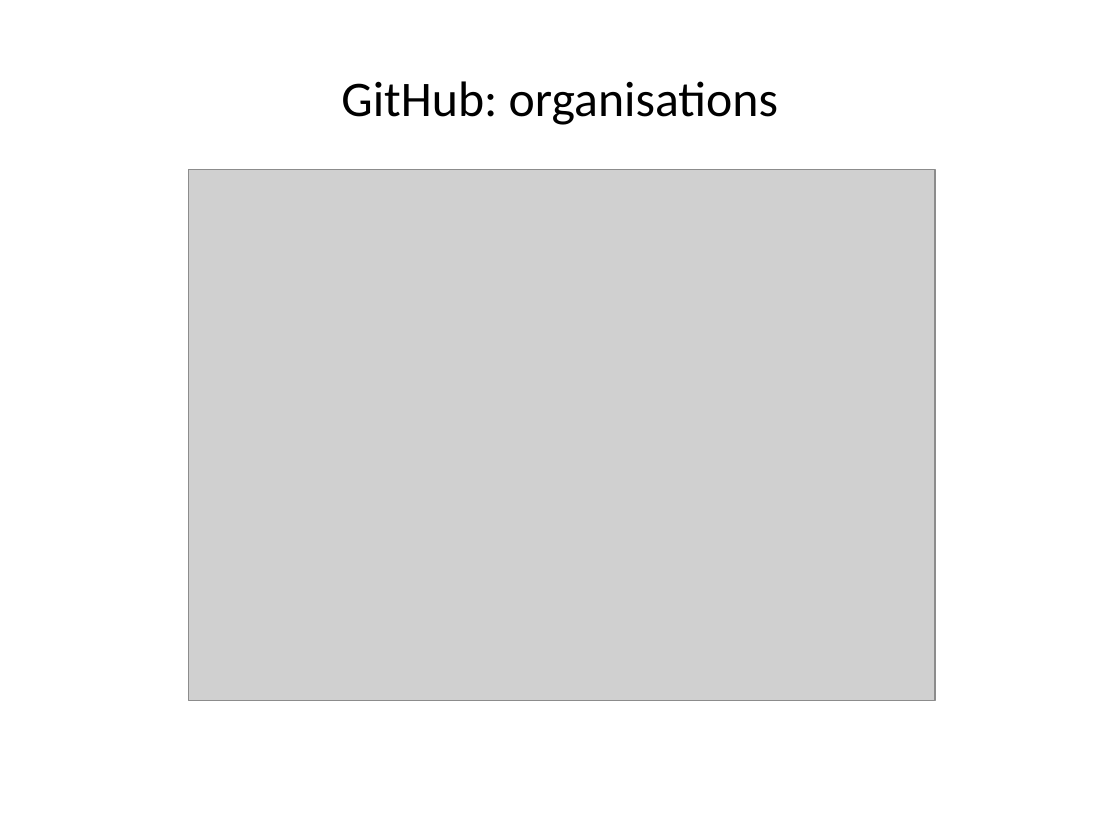
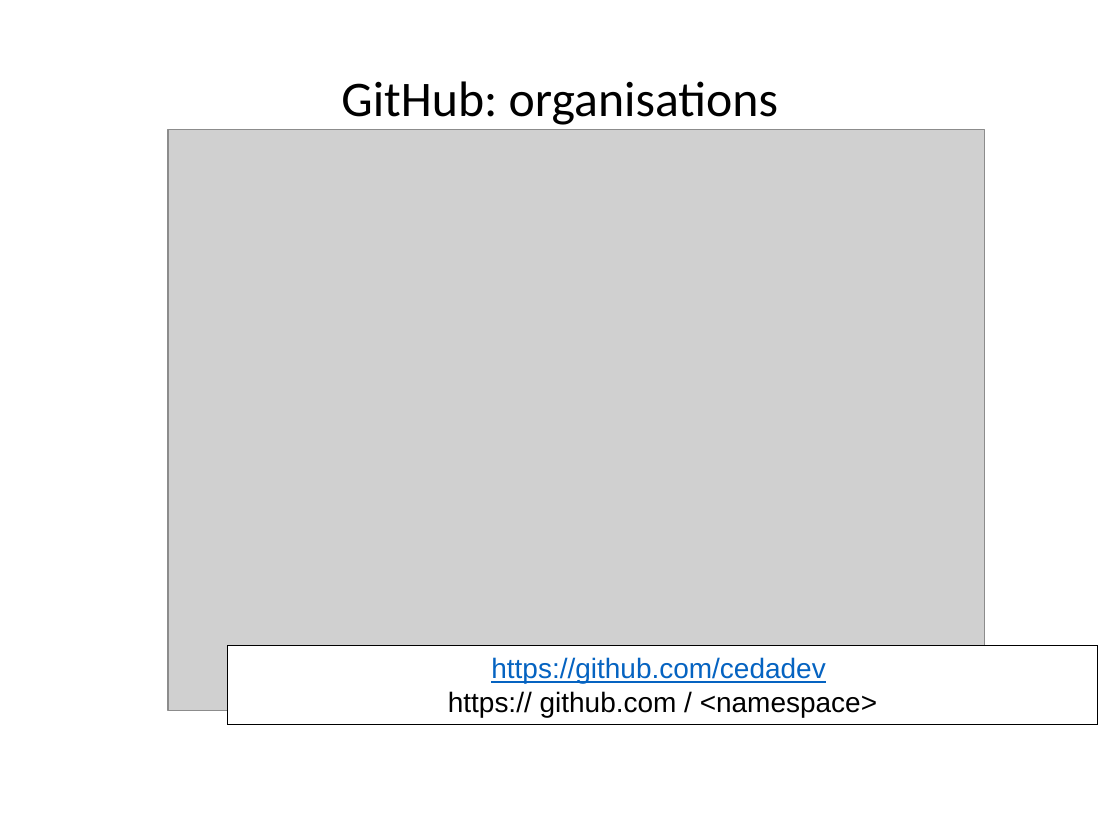
Before and after one commit to ncasuk/ncas-isc, a slide deck: slide 13 of version_control/presentations/01_git_intro.pptx (slide 12 before the commit). Drawn at 1120x840 pixels with LibreOffice and Linux fonts; fonts in the diff are those of the drawing; grey boxes stand for pictures; background and template pictures are left out. Boxes give left, top, right and bottom in pixels: in the first picture for what was removed or moved away, otherwise in the second. Text is boxed around its words. In the diff, an @@ line names an element or a change of style, - is before the commit and + after.

```diff
--- a/version_control/presentations/01_git_intro.pptx
+++ b/version_control/presentations/01_git_intro.pptx
@@ picture: place and size @@
-picture at (188,169,935,700)
+picture at (168,130,984,710)
@@ rectangle added at (227,645,1098,725), fill #FFFFFF, outline #000000 0.75 pt, 18 pt, text #000000 @@
+https://github.com/cedadev
+https:// github.com / <namespace>
```
Also in this commit, not shown: 18 other slides changed, 1 slide added, 4 other files.
